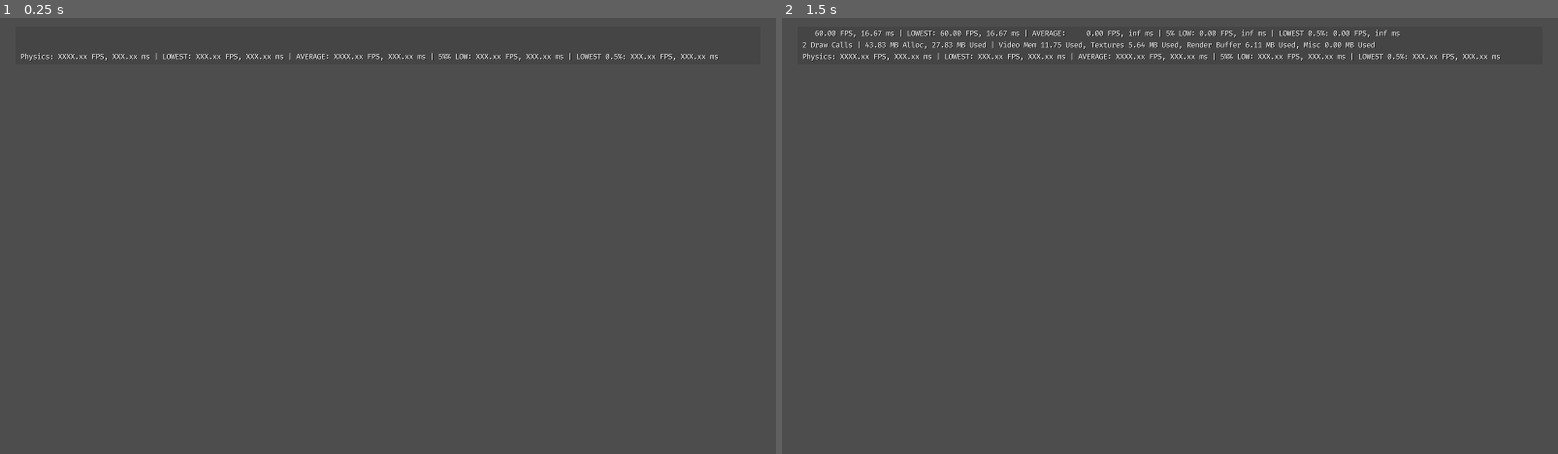
Above: before the commit, frames 1-2 (left to right).
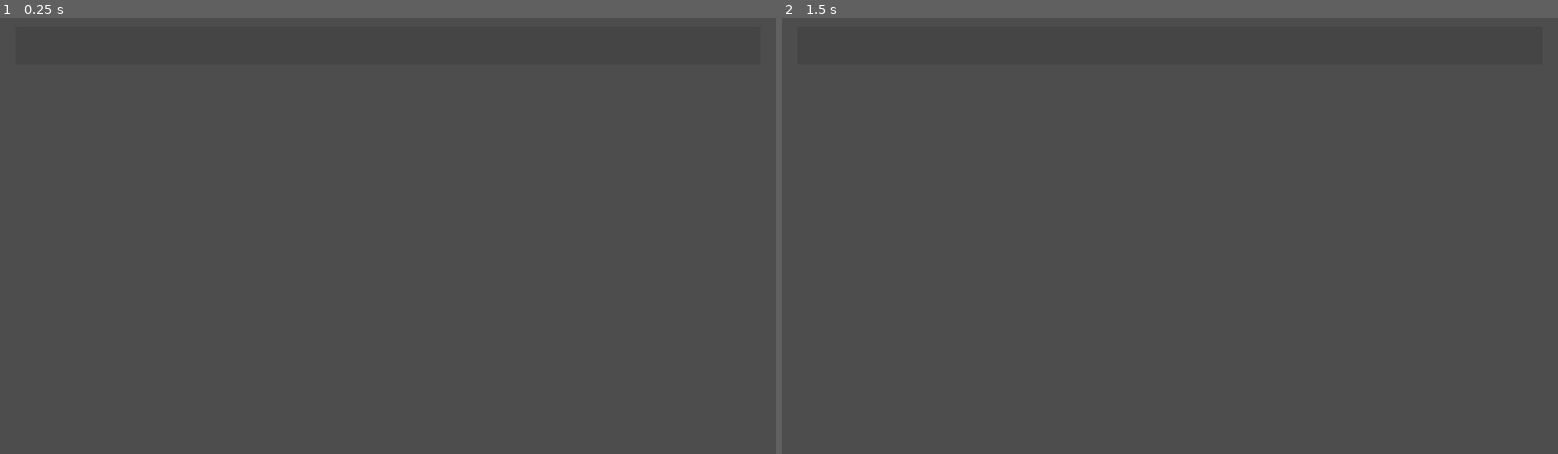
Above: after the commit, the same moments.

Repository: rchanlatte95/godot-ai-test
Game: Godot game, scene res://base.tscn
Same seed, same stepped clock (60 frames per second), same inputs: the game is played once before the commit and once after it.
Inputs:
- Up to frame 1 (0.25 s): no input
- Up to frame 2 (1.5 s): tap Enter at 0.5 s

The runs differ from the first frame. In frame 1, 0.5% of the frame differs, in the area x 2-93%, y 8-10%; in frame 2, 1.4%, in the area x 2-93%, y 2-10%.

Commit message:
Setting up phyx

Diff:
--- a/snayff-ai-test/base.tscn
+++ b/snayff-ai-test/base.tscn
@@ -1,7 +1,11 @@
-[gd_scene load_steps=3 format=3 uid="uid://dvafunx54qqqm"]
+[gd_scene load_steps=5 format=3 uid="uid://dvafunx54qqqm"]
 
 [ext_resource type="FontFile" uid="uid://cow454xevasx7" path="res://FiraCode-Retina.ttf" id="1_e8nri"]
 [ext_resource type="Script" path="res://diagnostics.gd" id="1_jqxe1"]
+[ext_resource type="Script" path="res://physics_scene.gd" id="3_boxhb"]
+
+[sub_resource type="RectangleShape2D" id="RectangleShape2D_tgl7e"]
+size = Vector2(1742, 1056)
 
 [node name="base" type="Node2D"]
 
@@ -14,7 +18,7 @@
 offset_right = 1568.0
 offset_bottom = 882.0
 
-[node name="DiagnosticAspectRatio" type="AspectRatioContainer" parent="UI_Manager" node_paths=PackedStringArray("TimeStats", "MemStats")]
+[node name="DiagnosticAspectRatio" type="AspectRatioContainer" parent="UI_Manager" node_paths=PackedStringArray("TimeStats", "MemStats", "PhysicsTimeStats")]
 layout_mode = 1
 anchors_preset = -1
 anchor_right = 1.0
@@ -24,9 +28,10 @@
 alignment_horizontal = 0
 alignment_vertical = 0
 script = ExtResource("1_jqxe1")
-MilisecondsPerUpdate = 125
+MilisecondsPerUpdate = 66
 TimeStats = NodePath("DiagnosticPanel/MarginContainer/DiagnosticContainer/DiagnosticTimeStats")
 MemStats = NodePath("DiagnosticPanel/MarginContainer/DiagnosticContainer/DiagnosticMemoryStats")
+PhysicsTimeStats = NodePath("DiagnosticPanel/MarginContainer/DiagnosticContainer/DiagnosticPhysicsTimeStats")
 
 [node name="DiagnosticPanel" type="PanelContainer" parent="UI_Manager/DiagnosticAspectRatio"]
 self_modulate = Color(1, 1, 1, 0.25098)
@@ -86,3 +91,15 @@
 autowrap_mode = 2
 text_overrun_behavior = 2
 max_lines_visible = 1
+
+[node name="scn" type="Node2D" parent="."]
+
+[node name="PhysicsScene" type="Node2D" parent="scn"]
+script = ExtResource("3_boxhb")
+
+[node name="Area2D" type="Area2D" parent="scn/PhysicsScene"]
+
+[node name="CollisionShape2D" type="CollisionShape2D" parent="scn/PhysicsScene/Area2D"]
+z_as_relative = false
+position = Vector2(800, 450)
+shape = SubResource("RectangleShape2D_tgl7e")
--- a/snayff-ai-test/diagnostics.gd
+++ b/snayff-ai-test/diagnostics.gd
@@ -3,6 +3,7 @@
 @export_range (1, 500) var MilisecondsPerUpdate: int
 @export var TimeStats: Label
 @export var MemStats: Label
+@export var PhysicsTimeStats: Label
 
 const MILISECS_PER_SEC: int = 1000
 const MILISECS_TO_SECS: float = 1.0 / MILISECS_PER_SEC
@@ -17,7 +18,7 @@
 var accum: float = 0.0
 
 var avg_buffer_idx: int = 0
-var TARGET_LOW_FRAME_CT: int = 16
+var TARGET_LOW_FRAME_CT: int = 50
 var AVG_BUFFER_SIZE: int = (int)(TARGET_LOW_FRAME_CT / LOWEST_PCT_RANGE)
 
 var avg_buffer: PackedFloat32Array
@@ -40,7 +41,7 @@
 const file_fmt: String = "res://%s_%s_timingStats.txt"
 const time_fmt: String = "%8.2f FPS, %0.2f ms | LOWEST: %0.2f FPS, %0.2f ms | AVERAGE: %8.2f FPS, %0.2f ms | 5%% LOW: %0.2f FPS, %0.2f ms | LOWEST 0.5%%: %0.2f FPS, %0.2f ms"
 const mem_fmt: String = "%d Draw Calls | %0.2f MB Alloc, %0.2f MB Used | Video Mem %0.2f Used, Textures %0.2f MB Used, Render Buffer %0.2f MB Used, Misc %0.2f MB Used"
-const physics_time_fmt: String = "%8.2f FPS, %0.2f ms | LOWEST: %0.2f FPS, %0.2f ms | AVERAGE: %8.2f FPS, %0.2f ms | 5%% LOW: %0.2f FPS, %0.2f ms | LOWEST 0.5%%: %0.2f FPS, %0.2f ms"
+const physics_time_fmt: String = "PHYSICS: %8.2f FPS, %0.2f ms | LOWEST: %0.2f FPS, %0.2f ms | AVERAGE: %8.2f FPS, %0.2f ms | 5%% LOW: %0.2f FPS, %0.2f ms | LOWEST 0.5%%: %0.2f FPS, %0.2f ms"
 
 # Instead of 1% low FPS, we're doing a weighted average on the lowest 5%
 func LowestFpsWeightedAverage(low_frames: PackedFloat32Array) -> float:
@@ -170,6 +171,9 @@
 
 func DisplayPhysicsTimeStats() -> void:
 	var delta: float = Performance.get_monitor(Performance.TIME_PHYSICS_PROCESS)
+	if (delta <= 0.000001):
+		PhysicsTimeStats.text = "PHYSICS: No Physics simulated this frame."
+
 	var fps: float = 1.0 / delta
 	var ms_per_frame: float = 1000.0 * delta
 	var lowest_ms_per_frame: float = 1000.0 / lowest_fps
@@ -182,11 +186,12 @@
 							 trim_avg_fps, trim_ms_per_frame,
 							 low_avg_fps, low_avg_ms_per_frame,
 							 lowest_avg_fps, lowest_avg_ms_per_frame]
-	TimeStats.text = final_str
+	PhysicsTimeStats.text = final_str
 
 func _ready() -> void:
 	TimeStats.text = ""
 	MemStats.text = ""
+	PhysicsTimeStats.text = ""
 
 	avg_buffer.resize(AVG_BUFFER_SIZE)
 	avg_physics_buffer.resize(AVG_BUFFER_SIZE)
@@ -212,6 +217,7 @@
 
 	if (avg_buffer_idx >= AVG_BUFFER_SIZE):
 		TabulateTimeStats()
+		TabulatePhysicsTimeStats()
 
 		auto_flush_ctr += 1
 		if (auto_flush_ctr >= AUTO_FLUSH_MAX):
@@ -222,7 +228,14 @@
 	if (accum >= update_threshold):
 		DisplayTimeStats()
 		DisplayMemStats()
+		DisplayPhysicsTimeStats()
 		accum = 0.0
 
 func _physics_process(delta: float) -> void:
-	pass
+
+	if (accum < 0.0):
+		return
+
+	var fps: float = 1.0 / delta
+	physics_lowest_fps = fps if fps < physics_lowest_fps else physics_lowest_fps
+	avg_physics_buffer[avg_buffer_idx] = fps
--- /dev/null
+++ b/snayff-ai-test/physics_scene.gd
@@ -0,0 +1,11 @@
+extends Node2D
+
+@export var PhysicsSpace: Area2D
+
+# Called when the node enters the scene tree for the first time.
+func _ready() -> void:
+	pass # Replace with function body.
+
+# Called every frame. 'delta' is the elapsed time since the previous frame.
+func _process(delta: float) -> void:
+	pass
--- a/snayff-ai-test/project.godot
+++ b/snayff-ai-test/project.godot
@@ -23,6 +23,8 @@
 
 [physics]
 
+common/physics_ticks_per_second=120
+common/physics_jitter_fix=400.0
 common/quality/msaa_2d=0
 
 [rendering]
